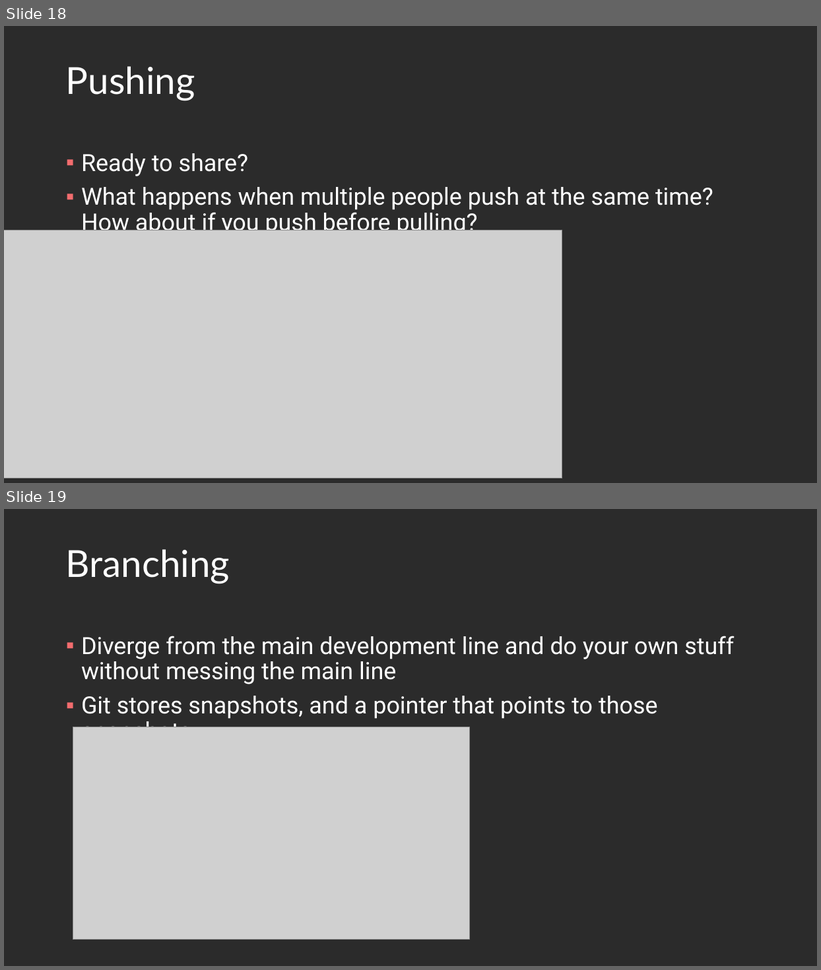
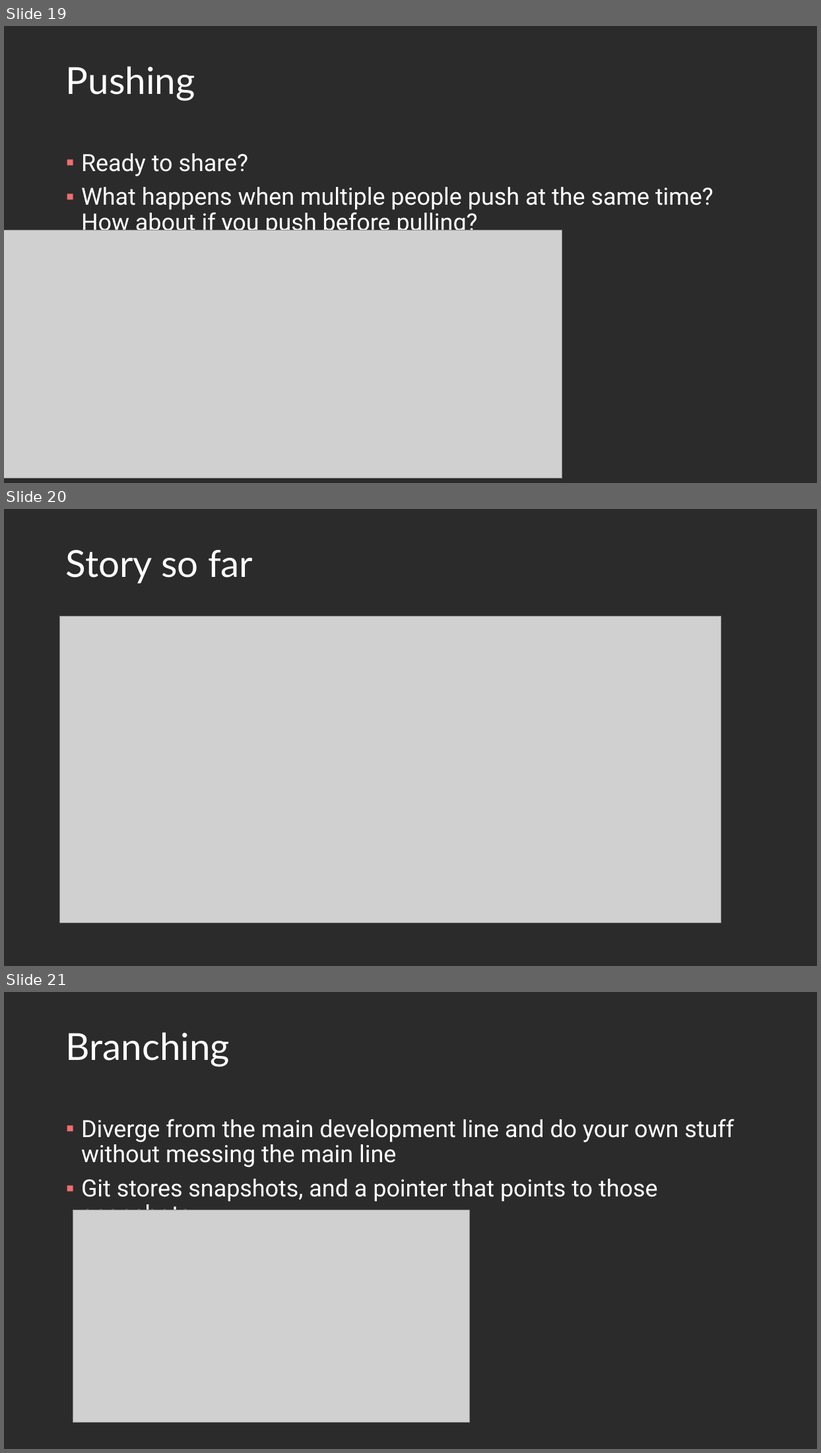
Before and after one commit to Light2Dark/git_tutorial, a slide deck: Git and Github.pptx. Shown one above the other, each under a label of ours: slides 18 and 19 before the commit, slides 19, 20 and 21 after it. The pictures are 821x970 and 821x1453 pixels, drawn with LibreOffice and Linux fonts; fonts in the diff are those of the drawing; grey boxes stand for pictures; background and template pictures are left out; a plain dark background stands for a picture behind light text. Boxes give left, top, right and bottom in pixels: in the first picture for what was removed or moved away, otherwise in the second. Text is boxed around its words. In the diff, an @@ line names an element or a change of style, - is before the commit and + after.

```diff
--- a/Git and Github.pptx
+++ b/Git and Github.pptx
@@ slide 20 added at <box>4,509,817,966</box>, background picture (left out) @@
@@ title added at <box>66,550,253,584</box>, 44 pt, text #FFFFFF @@
+Story so far
@@ picture added at <box>60,617,721,923</box> @@
@@ what was slide 18 is now slide 19 @@
@@ what was slide 19 is now slide 21 @@
```
Also in this commit, not shown: 7 slides changed, 1 other slide added.
